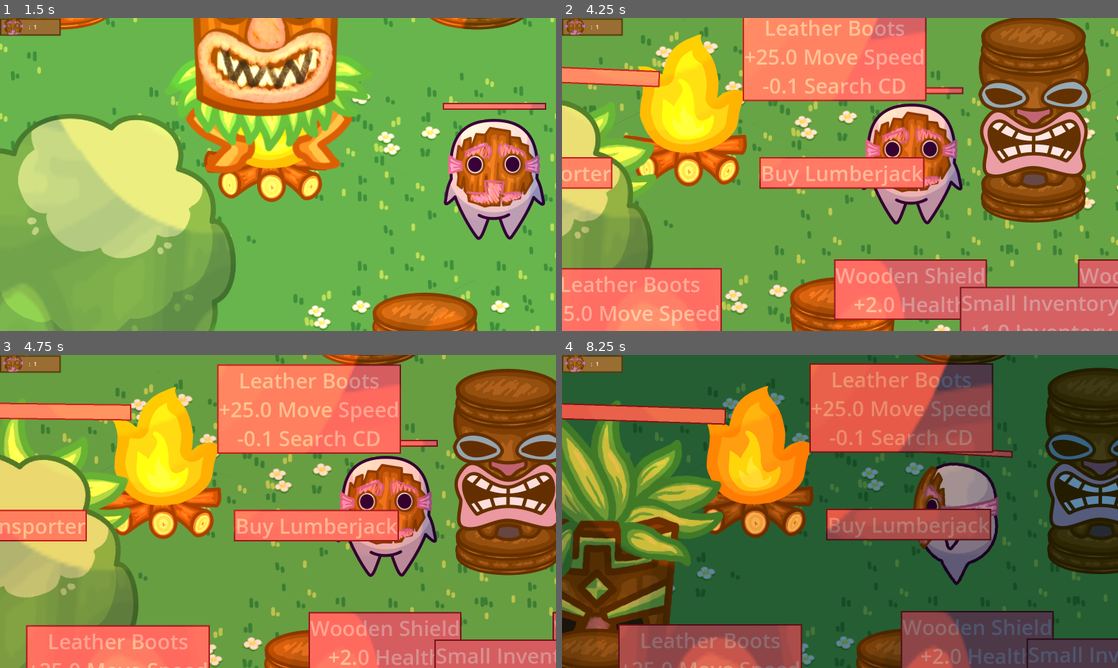
Above: before the commit, frames 1-4 (two rows, left to right).
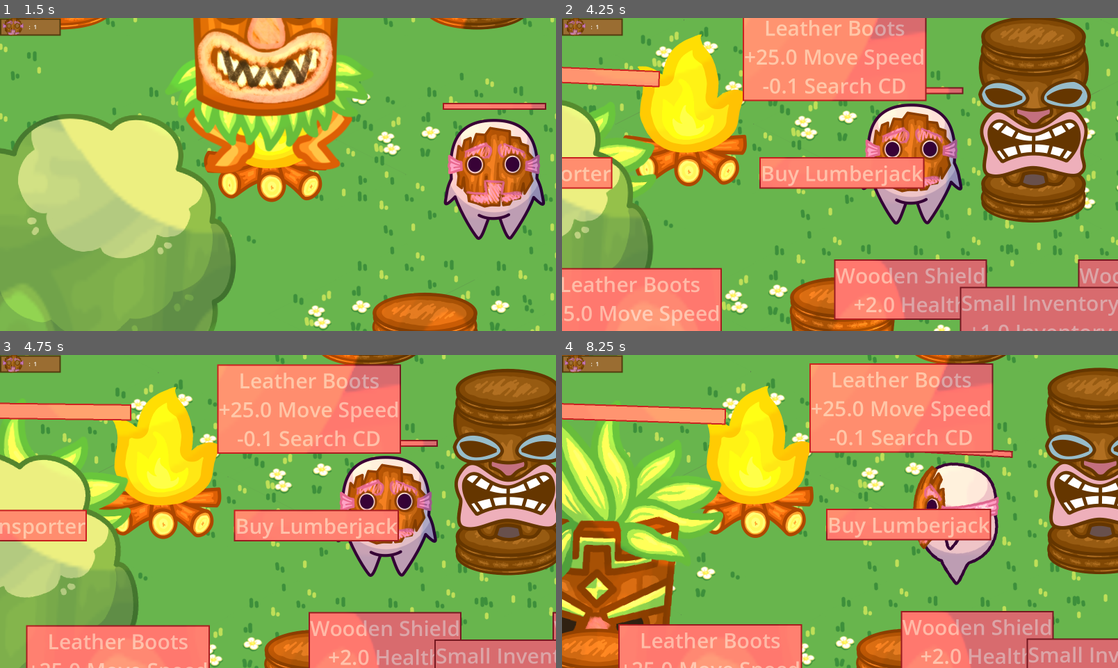
Above: after the commit, the same moments.

Repository: Kayno0o/gwj-86-godot
Game: Godot game, scene res://stages/main_menu/main_menu.tscn
The game is run twice, just before and just after one commit, with the same random seed, the same clock (stepped at 60 frames per second) and the same inputs.
Inputs (mouse positions are in pixels of both pictures, inside the frame that each line leads up to):
- Up to frame 1 (1.5 s): click "Play" at 0.5 s; tap Enter at 1.25 s; move the mouse to (278, 171) at 1.27 s; hold Right (go right) from 1.28 s (still down); tap K at 1.35 s; click (278, 171) at 1.42 s
- Up to frame 2 (4.25 s): move the mouse to (595, 321) at 2.02 s; release Right (go right) at 2.03 s; hold Down (go down) 2.03-2.78 s; tap K at 2.1, 2.85, 3.6 s; click (595, 321) at 2.17 s; move the mouse to (1112, 71) at 2.77 s; hold Right (go right) 2.78-3.53 s; click (1112, 71) at 2.92 s; move the mouse to (856, 318) at 3.52 s; hold Up (go up) from 3.53 s (still down); click (856, 318) at 3.67 s
- Up to frame 3 (4.75 s): move the mouse to (444, 558) at 4.27 s; release Up (go up) at 4.28 s; hold Left (go left) from 4.28 s (still down); tap K at 4.35 s
- Up to frame 4 (8.25 s): move the mouse to (673, 464) at 5.02 s; tap K every 0.75 s from 5.1 to 8.1 s; move the mouse to (867, 511) at 5.77 s; release Left (go left) at 5.78 s; hold Down (go down) 5.78-6.53 s; click (867, 511) at 5.92 s; move the mouse to (756, 433) at 6.52 s; hold Right (go right) 6.53-7.28 s; move the mouse to (623, 655) at 7.27 s; hold Up (go up) 7.28-8.03 s; click (623, 655) at 7.42 s; move the mouse to (728, 527) at 8.02 s; hold Right (go right) from 8.03 s (still down); click (728, 527) at 8.17 s

Frame 1 is identical in both runs. In frame 2, 0.7% of the frame differs, in the area x 17-96%, y 7-100%; in frame 3, 4.4%; in frame 4, 99%, in the area x 0-100%, y 0-100%.

Commit message:
fix: change day length

Diff:
--- a/stages/game/game.tscn
+++ b/stages/game/game.tscn
@@ -22,7 +22,7 @@
 z_index = 1
 z_as_relative = false
 y_sort_enabled = true
-day_lenght = 1.0
+day_lenght = 90.0
 
 [node name="ground" parent="." instance=ExtResource("14_oq21h")]
 
